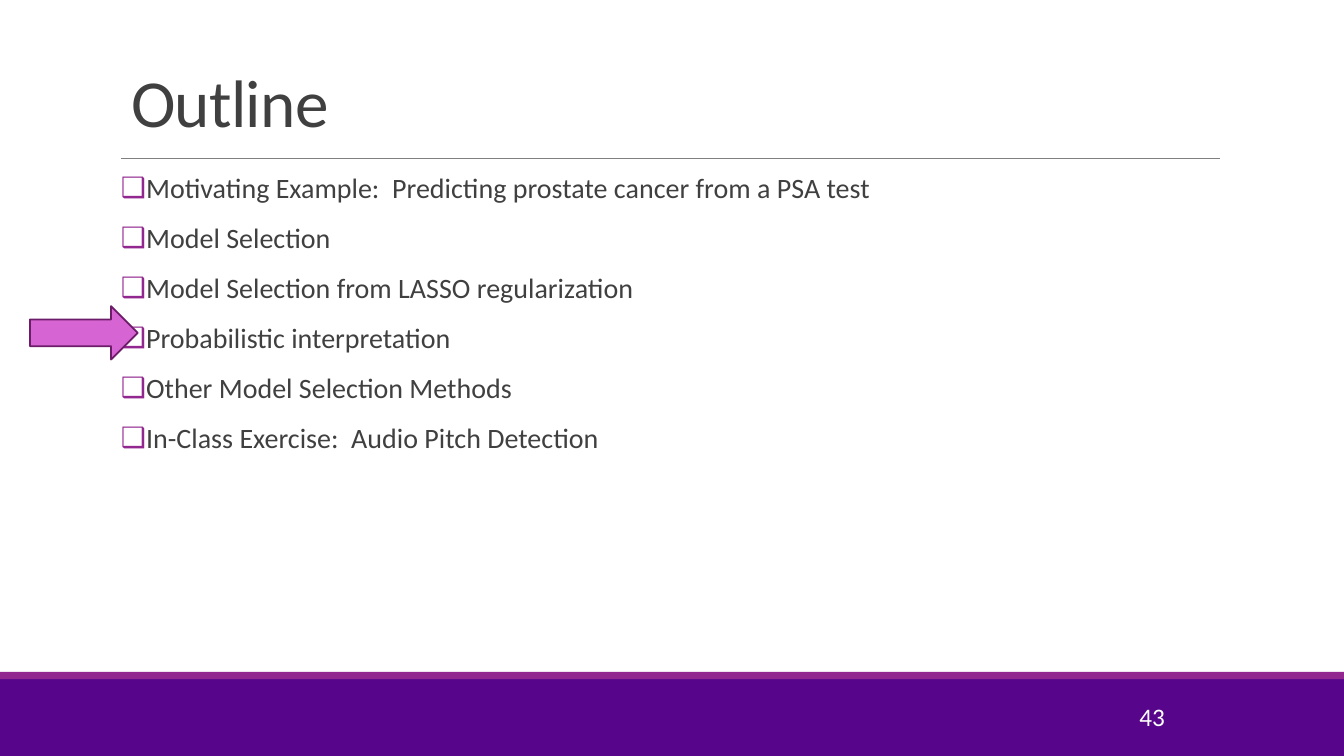
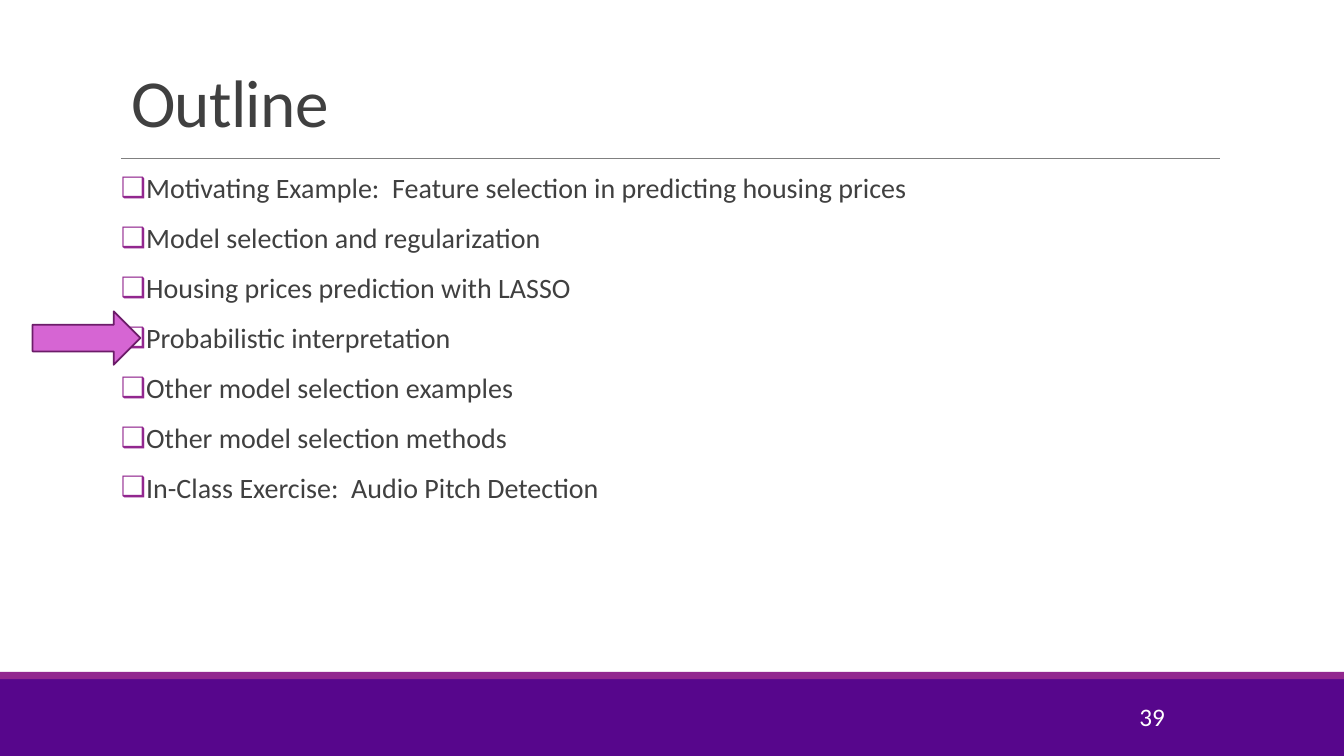
Before and after one commit to sdrangan/introml, a slide deck: slide 39 of lectures/Lect05_Lasso.pptx (slide 43 before the commit). Drawn at 1344x756 pixels with LibreOffice and Linux fonts; fonts in the diff are those of the drawing; background and template pictures are left out. Boxes give left, top, right and bottom in pixels: in the first picture for what was removed or moved away, otherwise in the second. Text is boxed around its words. In the diff, an @@ line names an element or a change of style, - is before the commit and + after.

```diff
--- a/lectures/Lect05_Lasso.pptx
+++ b/lectures/Lect05_Lasso.pptx
@@ text at [146,178,906,303]: text changed @@
-❑ Motivating Example: Predicting prostate cancer from a PSA test
-❑ Model Selection
-❑ Model Selection from LASSO regularization
+❑ Motivating Example: Feature selection in predicting housing prices
+❑ Model selection and regularization
+❑ Housing prices prediction with LASSO
@@ right arrow: place and size @@
-right arrow at [30,307,138,360]
+right arrow at [32,312,140,365]
@@ text at [146,378,513,448]: text changed @@
-❑ Other Model Selection Methods
+❑ Other model selection examples
+❑ Other model selection methods
@@ page number at [1139,709,1165,726]: text changed @@
-43
+39
```
Also in this commit, not shown: 4 other slides changed, 8 slides added, 7 slides removed, 1 other file.
